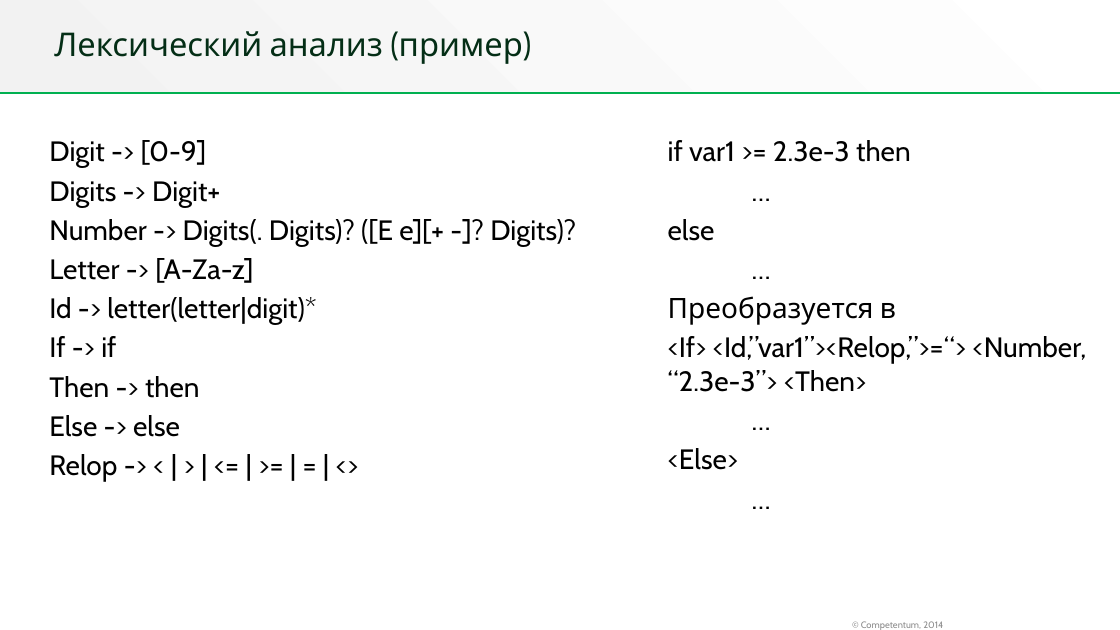
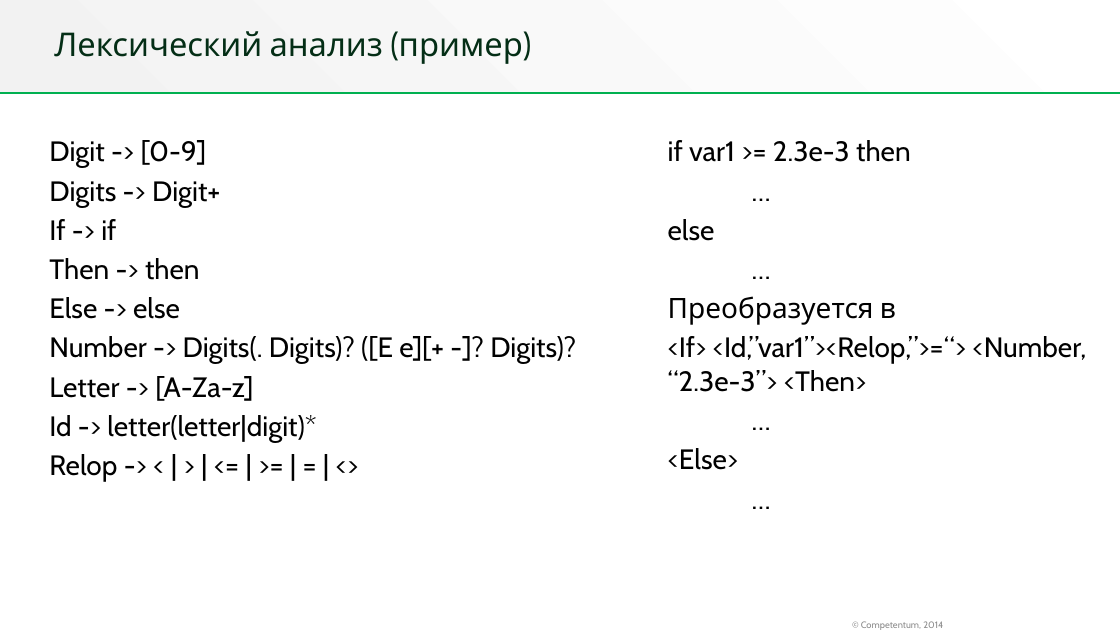
Before and after one commit to MIOB/JavaCC-Demo, a slide deck: slide 6 of JavaCC.pptx. Drawn at 1120x630 pixels with LibreOffice and Linux fonts; fonts in the diff are those of the drawing; background and template pictures are left out. Boxes give left, top, right and bottom in pixels: in the first picture for what was removed or moved away, otherwise in the second. Text is boxed around its words. In the diff, an @@ line names an element or a change of style, - is before the commit and + after.

Commit message:
fix typo in presentation

```diff
--- a/JavaCC.pptx
+++ b/JavaCC.pptx
@@ text at <box>49,219,200,319</box>: paragraphs added @@
+  If -> if
+  Then -> then
+  Else -> else
@@ text at <box>49,336,200,437</box>: paragraphs removed @@
-  If -> if
-  Then -> then
-  Else -> else
```
Also in this commit, not shown: 2 other slides changed, 2 other files.
